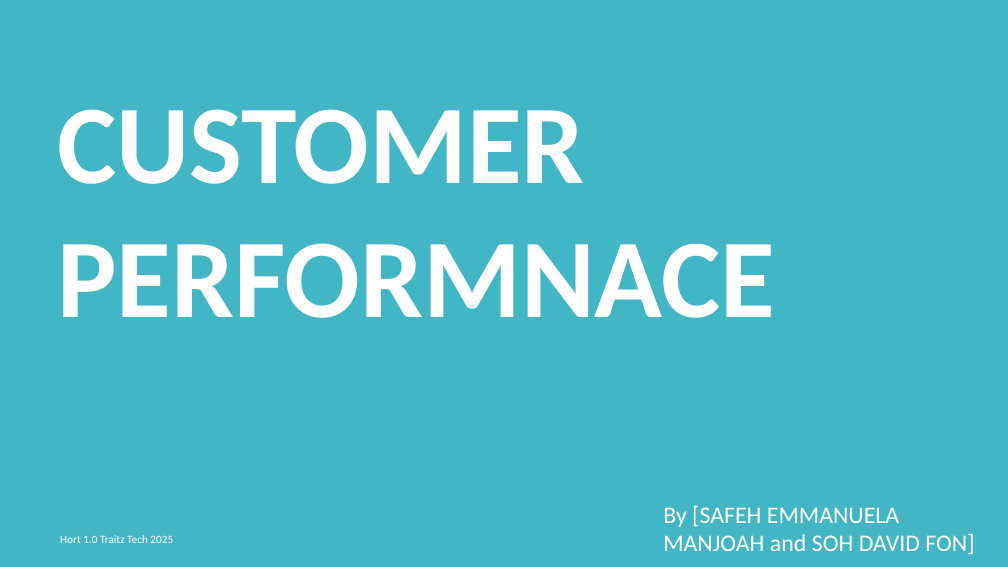
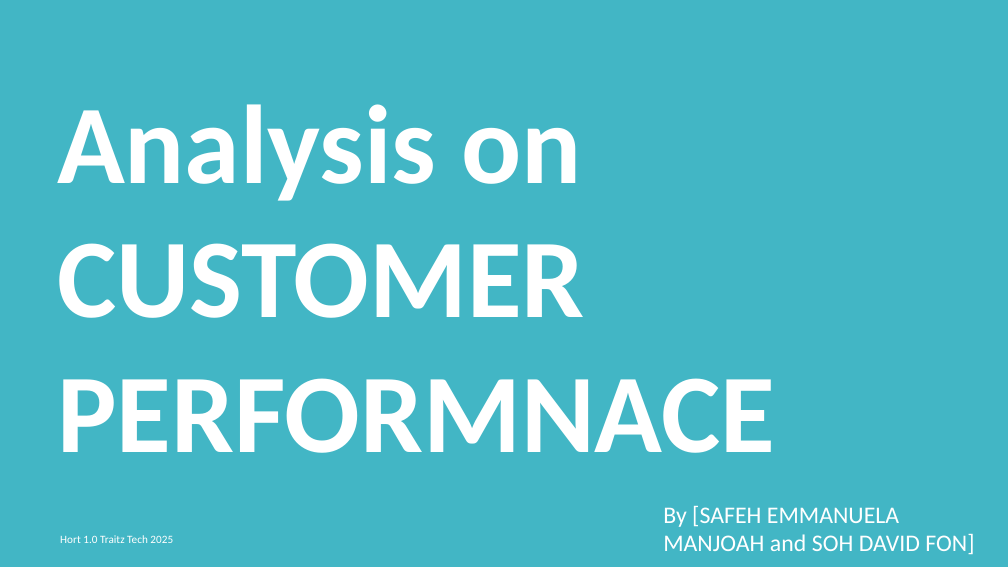
Before and after one commit to SafehEmmanuela/Final-Project, a slide deck: slide 1 of Power point presentation.pptx. Drawn at 1008x567 pixels with LibreOffice and Linux fonts; fonts in the diff are those of the drawing. Boxes give left, top, right and bottom in pixels: in the first picture for what was removed or moved away, otherwise in the second. Text is boxed around its words. In the diff, an @@ line names an element or a change of style, - is before the commit and + after.

```diff
--- a/Power point presentation.pptx
+++ b/Power point presentation.pptx
@@ text at (57, 104, 775, 453): text changed @@
-CUSTOMER PERFORMNACE
+Analysis on CUSTOMER PERFORMNACE
```
Also in this commit, not shown: 6 other slides changed, 2 slides added, 3 slides removed, 1 other file.
